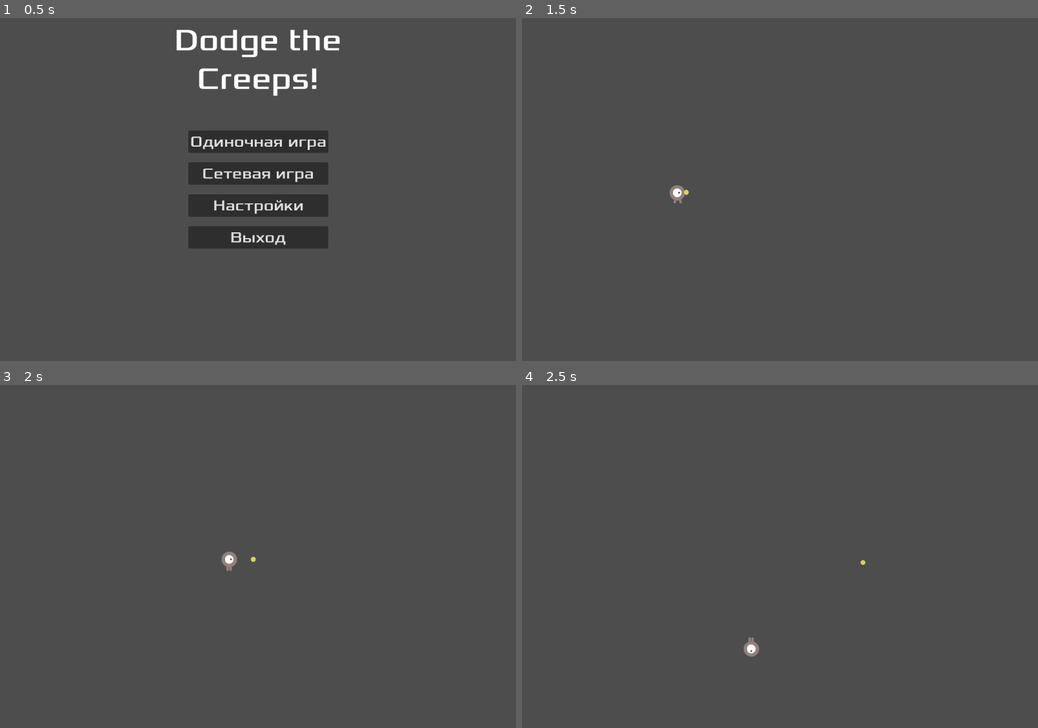
Above: before the commit, frames 1-4 (two rows, left to right).
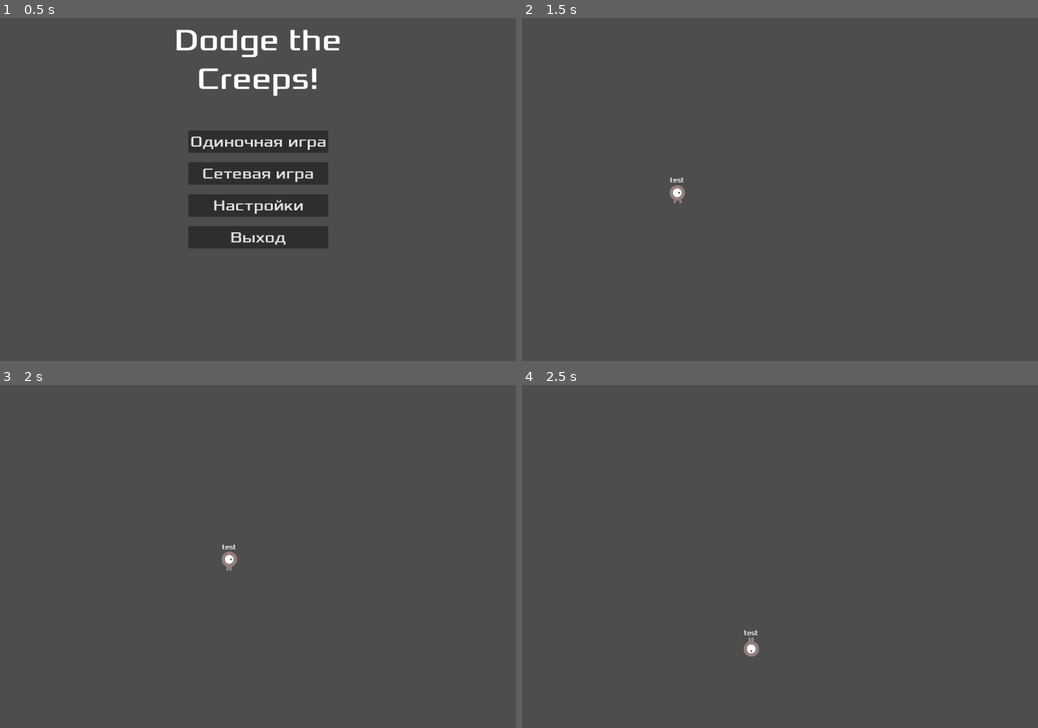
Above: after the commit, the same moments.

Repository: Polimorfish/godot_first_project
Game: Godot game, scene res://scenes/main.tscn
The game is run twice, just before and just after one commit, with the same random seed, the same clock (stepped at 60 frames per second) and the same inputs.
Inputs:
- Up to frame 1 (0.5 s): no input
- Up to frame 2 (1.5 s): click "Одиночная игра" at 0.5 s; tap Enter at 1.25 s; hold Right (move_right) from 1.28 s (still down); tap Space (shot) at 1.35 s
- Up to frame 3 (2 s): keep holding Right (move_right)
- Up to frame 4 (2.5 s): release Right (move_right) at 2.03 s; hold Down (move_down) from 2.03 s (still down); tap Space (shot) at 2.1 s

Frame 1 is identical in both runs. In frame 2, less than 0.1% of the frame differs, in the area x 28-33%, y 46-52%; in frame 3, less than 0.1%; in frame 4, less than 0.1%.
Error after the commit: Cannot call method 'instantiate' on a null value. (res://scenes/input.gd:20)

Commit message:
player bug fix

Diff:
--- a/scenes/Player.tscn
+++ b/scenes/Player.tscn
@@ -3,6 +3,8 @@
 [ext_resource type="Script" uid="uid://dmkyai24ckn5r" path="res://scenes/player.gd" id="1_3li8b"]
 [ext_resource type="PackedScene" uid="uid://7m1fqwwpf7g0" path="res://scenes/player_bullet.tscn" id="2_70d11"]
 [ext_resource type="PackedScene" uid="uid://dvfkds0yg87e2" path="res://scenes/player_animations.tscn" id="3_3li8b"]
+[ext_resource type="FontFile" uid="uid://dctunqj07wieq" path="res://fonts/Xolonium-Regular.ttf" id="3_qu4a1"]
+[ext_resource type="Script" uid="uid://hlqjkx6ibopf" path="res://scenes/input.gd" id="4_mdl7e"]
 
 [sub_resource type="CapsuleShape2D" id="CapsuleShape2D_qu4a1"]
 radius = 15.0
@@ -44,6 +46,22 @@
 &"hit": SubResource("Animation_qu4a1")
 }
 
+[sub_resource type="SceneReplicationConfig" id="SceneReplicationConfig_qu4a1"]
+properties/0/path = NodePath(".:synced_position")
+properties/0/spawn = true
+properties/0/replication_mode = 1
+properties/1/path = NodePath("Label:text")
+properties/1/spawn = true
+properties/1/replication_mode = 1
+
+[sub_resource type="SceneReplicationConfig" id="SceneReplicationConfig_70d11"]
+properties/0/path = NodePath(".:motion")
+properties/0/spawn = true
+properties/0/replication_mode = 1
+properties/1/path = NodePath(".:can_shot")
+properties/1/spawn = true
+properties/1/replication_mode = 1
+
 [node name="Area2D" type="Area2D" unique_id=301910214]
 process_mode = 1
 collision_mask = 6
@@ -61,11 +79,39 @@
 [node name="ShotTimer" type="Timer" parent="." unique_id=169226211]
 one_shot = true
 
+[node name="Label" type="Label" parent="." unique_id=1613809739]
+anchors_preset = 8
+anchor_left = 0.5
+anchor_top = 0.5
+anchor_right = 0.5
+anchor_bottom = 0.5
+offset_left = -26.0
+offset_top = -39.0
+offset_right = 26.0
+offset_bottom = -21.0
+grow_horizontal = 2
+grow_vertical = 2
+size_flags_horizontal = 8
+theme_override_fonts/font = ExtResource("3_qu4a1")
+theme_override_font_sizes/font_size = 14
+text = "test"
+horizontal_alignment = 1
+vertical_alignment = 1
+
 [node name="AnimationPlayer" type="AnimationPlayer" parent="." unique_id=397056889]
 libraries/ = SubResource("AnimationLibrary_70d11")
 
 [node name="AnimatedSprite2D" parent="." unique_id=1731687870 instance=ExtResource("3_3li8b")]
 
+[node name="MultiplayerSynchronizer" type="MultiplayerSynchronizer" parent="." unique_id=679577250]
+replication_config = SubResource("SceneReplicationConfig_qu4a1")
+
+[node name="Inputs" type="Node" parent="." unique_id=396621085]
+script = ExtResource("4_mdl7e")
+
+[node name="InputSync" type="MultiplayerSynchronizer" parent="Inputs" unique_id=1063571908]
+replication_config = SubResource("SceneReplicationConfig_70d11")
+
 [connection signal="body_entered" from="." to="." method="_on_body_entered"]
 [connection signal="body_shape_entered" from="." to="." method="_on_body_shape_entered"]
 [connection signal="hit" from="." to="." method="_on_hit"]
--- /dev/null
+++ b/scenes/input.gd
@@ -0,0 +1,48 @@
+extends Node
+
+@export
+var motion = Vector2():
+	set(value):
+		motion = clamp(value, Vector2(-1, -1), Vector2(1, 1))
+
+@export var speed = 400
+@export var can_shot = true
+var shooting = false
+
+var bullet_spawn_position_right = Vector2(19, -4)
+var bullet_spawn_position_left = Vector2(-19, -4)
+var bullet_spawn_position_up = Vector2(0, -23)
+var bullet_spawn_position_down = Vector2(0, 23)
+var bullet_scene : PackedScene
+var current_direction : Vector2
+
+func spawn_bullet():
+	var bullet = bullet_scene.instantiate()
+	bullet.position = $BulletSpawn.position
+	bullet.linear_velocity = current_direction * speed
+	add_child(bullet)
+
+# Called when the node enters the scene tree for the first time.
+func update() -> void:
+	shooting = false
+	var m = Vector2()
+	if Input.is_action_pressed("move_right"):
+		m.x += 1
+		owner.get_node("BulletSpawn").position = bullet_spawn_position_right
+	if Input.is_action_pressed("move_left"):
+		m.x -= 1
+		owner.get_node("BulletSpawn").position = bullet_spawn_position_left
+	if Input.is_action_pressed("move_up"):
+		m.y -= 1
+		owner.get_node("BulletSpawn").position = bullet_spawn_position_up
+	if Input.is_action_pressed("move_down"):
+		m.y += 1
+		owner.get_node("BulletSpawn").position = bullet_spawn_position_down
+	if Input.is_action_just_pressed("shot"):
+		if can_shot:
+			spawn_bullet()
+			can_shot = false
+			shooting = true
+			$ShotTimer.start()
+
+	motion = m
--- a/scenes/lobby.tscn
+++ b/scenes/lobby.tscn
@@ -148,7 +148,7 @@
 offset_top = 110.5
 offset_right = 187.5
 offset_bottom = 138.50008
-text = "127.0.0.1"
+text = "192.168.1.93"
 
 [node name="Name" type="Label" parent="Connect" unique_id=734727537]
 layout_mode = 0
--- a/scenes/main.gd
+++ b/scenes/main.gd
@@ -3,8 +3,9 @@
 signal screen_size_updated(size)
 
 @export var mob_scene : PackedScene
-@onready var Player = $Players/Player
 @onready var mob_spawn_path : Path2D = $MobPath2
+var player : Node
+
 var score
 var screen_size : Vector2i
 
@@ -16,6 +17,13 @@
 	$MobTimer.stop()
 	$HUD.show_game_over()
 
+func create_player():
+	player = load("res://scenes/Player.tscn").instantiate()
+	get_tree().root.get_node("Main").add_child(player)
+
+	player.start($StartPosition.position)
+	player.set_health()
+
 func update_screen_size():
 	screen_size = Vector2i(
 		ProjectSettings.get_setting("display/window/size/viewport_width"),
@@ -24,21 +32,20 @@
 	screen_size_updated.emit(screen_size)
 
 func start_game():
+	create_player()
 	update_screen_size()
 	update_spawn_border()
 
 	get_tree().call_group("mobs", "queue_free")
 	get_tree().call_group("bullets", "queue_free")
 	score = 0
-	Player.start($StartPosition.position)
+
 	$StartTimer.start()
 	$HUD.show_message("Get Ready!")
 	$HUD.update_score(score)
 	$HUD/main_menu.hide()
 
-	Player.set_health()
-
-	var max_health = Player.max_health
+	var max_health = player.max_health
 	for i in range(max_health):
 		$HUD.add_health()
 
--- a/scenes/main.tscn
+++ b/scenes/main.tscn
@@ -1,10 +1,9 @@
 [gd_scene format=3 uid="uid://de41746lxntxn"]
 
 [ext_resource type="Script" uid="uid://q3yft7fcaugu" path="res://scenes/main.gd" id="1_0wfyh"]
-[ext_resource type="PackedScene" uid="uid://chygjhirg03p8" path="res://scenes/Player.tscn" id="1_o5qli"]
 [ext_resource type="PackedScene" uid="uid://de3ndl80tnqwp" path="res://scenes/Mob.tscn" id="2_sugp2"]
 [ext_resource type="PackedScene" uid="uid://cc23m0le8jgyr" path="res://scenes/hud.tscn" id="4_jyhfs"]
-[ext_resource type="Script" uid="uid://bqmdboinr71xd" path="res://scenes/score.gd" id="5_tbgi4"]
+[ext_resource type="Script" path="res://scenes/score.gd" id="5_tbgi4"]
 
 [sub_resource type="Curve2D" id="Curve2D_sgp6g"]
 _data = {
@@ -17,8 +16,6 @@
 mob_scene = ExtResource("2_sugp2")
 
 [node name="Players" type="Node2D" parent="." unique_id=1564974788]
-
-[node name="Player" parent="Players" unique_id=301910214 instance=ExtResource("1_o5qli")]
 
 [node name="MobTimer" type="Timer" parent="." unique_id=906317278]
 wait_time = 0.5
@@ -47,14 +44,13 @@
 grow_horizontal = 2
 script = ExtResource("5_tbgi4")
 
-[connection signal="screen_size_updated" from="." to="Players/Player" method="_on_main_screen_size_updated"]
-[connection signal="die" from="Players/Player" to="." method="_game_over"]
-[connection signal="die" from="Players/Player" to="Players/Player" method="_on_die"]
-[connection signal="hit" from="Players/Player" to="HUD" method="remove_health"]
+[node name="MultiplayerSpawner" type="MultiplayerSpawner" parent="." unique_id=970201182]
+_spawnable_scenes = PackedStringArray("uid://chygjhirg03p8")
+spawn_path = NodePath("../Players")
+
 [connection signal="timeout" from="MobTimer" to="." method="_on_mob_timer_timeout"]
 [connection signal="timeout" from="ScoreTimer" to="." method="_on_score_timer_timeout"]
 [connection signal="timeout" from="StartTimer" to="." method="_on_start_timer_timeout"]
-[connection signal="timeout" from="StartTimer" to="Players/Player" method="_on_start_timer_timeout"]
 [connection signal="exit" from="HUD" to="." method="_on_hud_exit"]
 [connection signal="screen_size_updated" from="HUD" to="." method="_on_hud_screen_size_updated"]
 [connection signal="start_game" from="HUD" to="." method="start_game"]
--- a/scenes/player.gd
+++ b/scenes/player.gd
@@ -2,14 +2,11 @@
 signal hit
 signal die
 
-@export
-var speed = 400
+@export var speed = 400
+@export var bullet_scene : PackedScene
+@export var synced_position := Vector2()
 
-@export
-var bullet_scene : PackedScene
-
-@export
-var synced_position := Vector2()
+@onready var Inputs = $Inputs
 
 var max_health = 3
 var current_health : int
@@ -34,33 +31,37 @@
 		)
 
 func set_player_name(name):
-	player_name = name
+	get_node("Label").text = name
 
 func _ready() -> void:
+
 	update_screen_size()
 	$BulletSpawn.position = bullet_spawn_position_right
 	position = synced_position
+
+	if str(name).is_valid_int():
+		get_node("Input/InputSync").set_multiplayer_authority(str(name).to_int())
+	print(multiplayer.multiplayer_peer)
 	hide()
 
 func _process(delta: float) -> void:
-	velocity = Vector2.ZERO
-	if Input.is_action_pressed("move_right"):
-		velocity.x += 1
-		$BulletSpawn.position = bullet_spawn_position_right
-	if Input.is_action_pressed("move_left"):
-		velocity.x -= 1
-		$BulletSpawn.position = bullet_spawn_position_left
-	if Input.is_action_pressed("move_up"):
-		velocity.y -= 1
-		$BulletSpawn.position = bullet_spawn_position_up
-	if Input.is_action_pressed("move_down"):
-		velocity.y += 1
-		$BulletSpawn.position = bullet_spawn_position_down
-	if Input.is_action_just_pressed("shot"):
-		if can_shot:
-			spawn_bullet()
-			can_shot = false
-			$ShotTimer.start()
+	Inputs.update()
+	#Здесь вызывается метод для обработки ввода пользователя в любом случае
+	#Не понятно в каком случае определяется multipleer_peer и как по нему определить
+		#является ли узел клиентом или сервером
+
+	if multiplayer.multiplayer_peer == null or str(multiplayer.get_unique_id()) == str(name):
+		Inputs.update()
+
+	#Если нет объекта для обработки системы rpc или локальная система - многопользовательский центр узла
+	if multiplayer.multiplayer_peer == null or is_multiplayer_authority():
+		synced_position = position
+		if is_multiplayer_authority() and Inputs.shooting:
+			pass #Создаем пулю в сцене
+	else:
+		position = synced_position
+
+	velocity = Inputs.motion
 
 	if velocity.y != 0:
 		$AnimatedSprite2D.animation = "up"
--- a/scripts/gamestate.gd
+++ b/scripts/gamestate.gd
@@ -47,14 +47,17 @@
 	players.erase(id)
 	player_list_changed.emit()
 
-#Где будет выполнен метод?
-#Как вызвать удаленно
+@rpc("authority", "call_local", "reliable", 0)
+func start_game():
+	var world = get_tree().get_root().get_node("Main")
+	world.start_game()
+
 @rpc("authority", "call_local", "reliable", 0)
 func load_world():
 	#Change Scene
 	var world = load("res://scenes/main.tscn").instantiate()
 	get_tree().get_root().add_child(world)
-	get_tree().get_root().get_node("Main").get_node("HUD").get_node("lobby").hide()
+	world.get_node("HUD").get_node("lobby").hide()
 
 	#Set up score
 	world.get_node("Score").add_player(multiplayer.get_unique_id(), player_name)
@@ -96,6 +99,8 @@
 		player.set_player_name(player_name if pn == multiplayer.get_unique_id() else players[pn])
 		world.get_node("Players").add_child(player)
 
+	start_game.rpc()
+
 func end_game():
 	if has_node("/root/Main"):
 		get_node("/root/Main").queue_free()
Not shown, added: scenes/input.gd.uid
